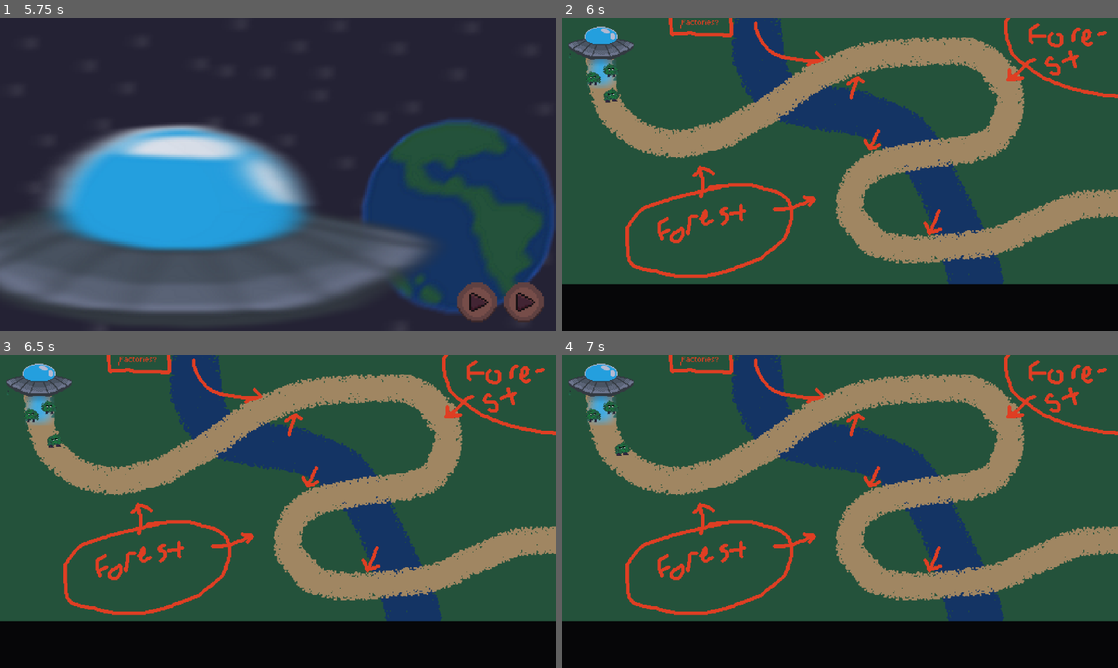
Above: before the commit, frames 1-4 (two rows, left to right).
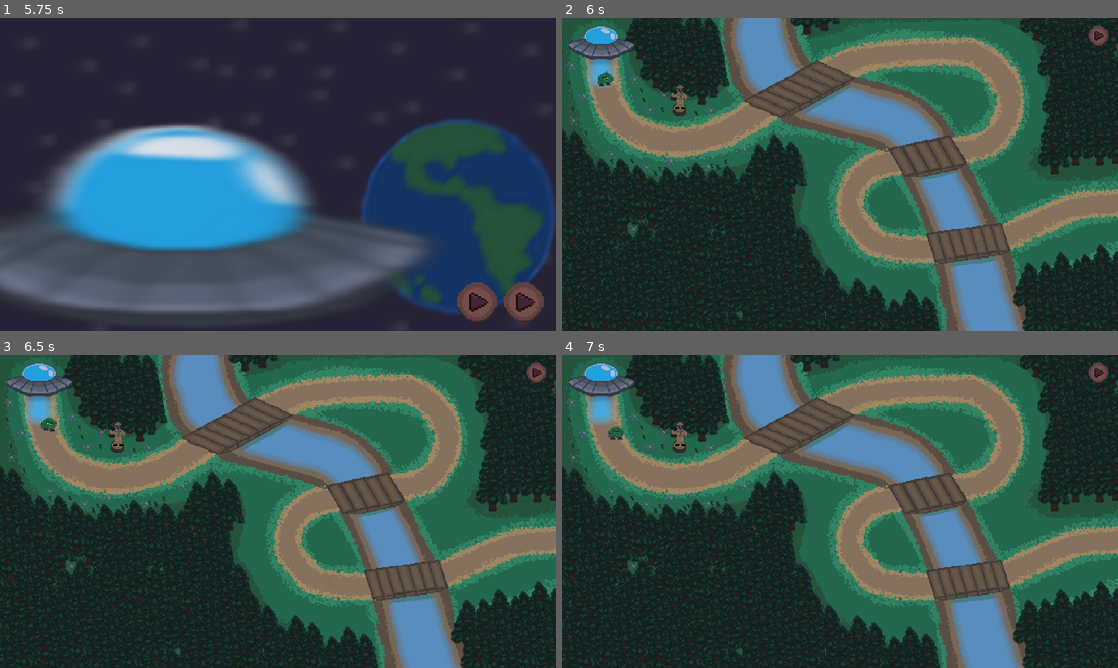
Above: after the commit, the same moments.

Repository: WilliamPickle/Aegis-of-Evergreen
Game: Godot game, scene res://scenes/current_scene.tscn
Same seed, same stepped clock (60 frames per second), same inputs: the game is played once before the commit and once after it.
Inputs (mouse positions are in pixels of both pictures, inside the frame that each line leads up to):
- Up to frame 1 (5.75 s): click (278, 174) at 0.5 s; click "Play" at 1.25 s; tap Enter at 2, 4.25 s; move the mouse to (400, 158) at 2.02 s; tap Space at 2.75, 5 s; move the mouse to (166, 190) at 2.77 s; click (522, 302) at 3.5 s; move the mouse to (333, 105) at 4.27 s; move the mouse to (250, 237) at 5.02 s
- Up to frame 2 (6 s): click (1084, 302) at 5.75 s
- Up to frame 3 (6.5 s): no input
- Up to frame 4 (7 s): click (1095, 373) at 6.52 s

Frame 1 is identical in both runs. In frame 2, 73% of the frame differs, in the area x 0-100%, y 0-100%; in frame 3, 73%; in frame 4, 73%.

Commit message:
Made enemy class, started wave spawning (somewhat)

Diff:
--- a/project.godot
+++ b/project.godot
@@ -18,6 +18,7 @@
 [autoload]
 
 SceneLoader="*res://scripts/scene_loader.gd"
+WaveSpawner="*res://scripts/wave_spawner.gd"
 
 [display]
 
--- /dev/null
+++ b/scenes/Enemies/blackberry_bush.tscn
@@ -0,0 +1,49 @@
+[gd_scene load_steps=8 format=3 uid="uid://c47t02182m7x4"]
+
+[ext_resource type="Script" uid="uid://b6mq466nsmiam" path="res://scripts/blackberry_bush.gd" id="1_eosuv"]
+[ext_resource type="Texture2D" uid="uid://duuhan0as20y6" path="res://assets/sprites/enemies/bush_v2_walk.png" id="1_vkedo"]
+
+[sub_resource type="AtlasTexture" id="AtlasTexture_6mm1w"]
+atlas = ExtResource("1_vkedo")
+region = Rect2(0, 0, 25, 25)
+
+[sub_resource type="AtlasTexture" id="AtlasTexture_m487a"]
+atlas = ExtResource("1_vkedo")
+region = Rect2(25, 0, 25, 25)
+
+[sub_resource type="AtlasTexture" id="AtlasTexture_wxix4"]
+atlas = ExtResource("1_vkedo")
+region = Rect2(50, 0, 25, 25)
+
+[sub_resource type="AtlasTexture" id="AtlasTexture_pui3p"]
+atlas = ExtResource("1_vkedo")
+region = Rect2(75, 0, 25, 25)
+
+[sub_resource type="SpriteFrames" id="SpriteFrames_4hoh6"]
+animations = [{
+"frames": [{
+"duration": 1.0,
+"texture": SubResource("AtlasTexture_6mm1w")
+}, {
+"duration": 1.0,
+"texture": SubResource("AtlasTexture_m487a")
+}, {
+"duration": 1.0,
+"texture": SubResource("AtlasTexture_wxix4")
+}, {
+"duration": 1.0,
+"texture": SubResource("AtlasTexture_pui3p")
+}],
+"loop": true,
+"name": &"default",
+"speed": 5.0
+}]
+
+[node name="BlackberryBush" type="Node2D"]
+script = ExtResource("1_eosuv")
+metadata/_custom_type_script = "uid://b8s182qi2sarb"
+
+[node name="Bush" type="AnimatedSprite2D" parent="."]
+sprite_frames = SubResource("SpriteFrames_4hoh6")
+autoplay = "default"
+frame_progress = 0.196689
--- a/scenes/level_1.tscn
+++ b/scenes/level_1.tscn
@@ -1,8 +1,10 @@
-[gd_scene load_steps=10 format=3 uid="uid://l3i6h5io4w4n"]
+[gd_scene load_steps=18 format=3 uid="uid://l3i6h5io4w4n"]
 
-[ext_resource type="Texture2D" uid="uid://7xh3gfv6eksr" path="res://assets/sprites/test sprites/lvl1_map_v1_scuffed.png" id="1_rus8k"]
-[ext_resource type="Script" uid="uid://dynncta8kwk3u" path="res://scripts/TestPathScript.gd" id="2_rus8k"]
-[ext_resource type="Texture2D" uid="uid://duuhan0as20y6" path="res://assets/sprites/enemies/bush_v2_walk.png" id="3_rus8k"]
+[ext_resource type="Texture2D" uid="uid://bsp3ylagnsbpf" path="res://assets/sprites/maps/lvl1_map_v2.png" id="1_bswci"]
+[ext_resource type="Texture2D" uid="uid://chpbewmr6hr8v" path="res://assets/sprites/icons and buttons/play_button_cropped.png" id="3_5xbjy"]
+[ext_resource type="Script" uid="uid://bfrutl1ayg5wm" path="res://scripts/start_wave.gd" id="4_4nkto"]
+[ext_resource type="PackedScene" uid="uid://c47t02182m7x4" path="res://scenes/Enemies/blackberry_bush.tscn" id="4_5xbjy"]
+[ext_resource type="Script" uid="uid://fjhwx2cd8r7l" path="res://scenes/spawn_wave.gd" id="5_4nkto"]
 
 [sub_resource type="Curve2D" id="Curve2D_014kd"]
 _data = {
@@ -10,46 +12,32 @@
 }
 point_count = 16
 
-[sub_resource type="AtlasTexture" id="AtlasTexture_5xbjy"]
-atlas = ExtResource("3_rus8k")
-region = Rect2(0, 0, 25, 25)
+[sub_resource type="StyleBoxEmpty" id="StyleBoxEmpty_fcfvj"]
 
-[sub_resource type="AtlasTexture" id="AtlasTexture_4nkto"]
-atlas = ExtResource("3_rus8k")
-region = Rect2(25, 0, 25, 25)
+[sub_resource type="StyleBoxEmpty" id="StyleBoxEmpty_pa8r4"]
 
-[sub_resource type="AtlasTexture" id="AtlasTexture_fcfvj"]
-atlas = ExtResource("3_rus8k")
-region = Rect2(50, 0, 25, 25)
+[sub_resource type="StyleBoxEmpty" id="StyleBoxEmpty_15mv3"]
 
-[sub_resource type="AtlasTexture" id="AtlasTexture_pa8r4"]
-atlas = ExtResource("3_rus8k")
-region = Rect2(75, 0, 25, 25)
+[sub_resource type="StyleBoxEmpty" id="StyleBoxEmpty_e3sih"]
 
-[sub_resource type="SpriteFrames" id="SpriteFrames_fcfvj"]
-animations = [{
-"frames": [{
-"duration": 1.0,
-"texture": SubResource("AtlasTexture_5xbjy")
-}, {
-"duration": 1.0,
-"texture": SubResource("AtlasTexture_4nkto")
-}, {
-"duration": 1.0,
-"texture": SubResource("AtlasTexture_fcfvj")
-}, {
-"duration": 1.0,
-"texture": SubResource("AtlasTexture_pa8r4")
-}],
-"loop": true,
-"name": &"new_animation",
-"speed": 7.5
-}]
+[sub_resource type="StyleBoxEmpty" id="StyleBoxEmpty_2y5yt"]
+
+[sub_resource type="StyleBoxEmpty" id="StyleBoxEmpty_2os1m"]
+
+[sub_resource type="StyleBoxEmpty" id="StyleBoxEmpty_go7sj"]
+
+[sub_resource type="StyleBoxEmpty" id="StyleBoxEmpty_7gny6"]
+
+[sub_resource type="StyleBoxEmpty" id="StyleBoxEmpty_2aecg"]
+
+[sub_resource type="StyleBoxEmpty" id="StyleBoxEmpty_6dial"]
+
+[sub_resource type="StyleBoxEmpty" id="StyleBoxEmpty_7nomh"]
 
 [node name="Level1" type="Node2D"]
 
-[node name="Sprite2D" type="Sprite2D" parent="."]
-texture = ExtResource("1_rus8k")
+[node name="map" type="Sprite2D" parent="."]
+texture = ExtResource("1_bswci")
 
 [node name="Camera2D" type="Camera2D" parent="."]
 zoom = Vector2(1.8, 1.8)
@@ -61,13 +49,34 @@
 position = Vector2(-269, -92)
 rotation = 0.967566
 rotates = false
-script = ExtResource("2_rus8k")
 
-[node name="WalkingBush" type="AnimatedSprite2D" parent="Path2D/PathFollow2D"]
-position = Vector2(-0.565697, -3.9598)
-rotation = -0.973596
-sprite_frames = SubResource("SpriteFrames_fcfvj")
-animation = &"new_animation"
-autoplay = "new_animation"
-frame_progress = 0.622666
-flip_h = true
+[node name="BlackberryBush" parent="Path2D/PathFollow2D" instance=ExtResource("4_5xbjy")]
+position = Vector2(-20, -9)
+rotation = -0.947726
+
+[node name="StartWave" type="Button" parent="."]
+offset_left = 286.0
+offset_top = -171.0
+offset_right = 309.0
+offset_bottom = -148.0
+size_flags_horizontal = 4
+size_flags_vertical = 4
+theme_override_styles/focus = SubResource("StyleBoxEmpty_fcfvj")
+theme_override_styles/disabled_mirrored = SubResource("StyleBoxEmpty_pa8r4")
+theme_override_styles/disabled = SubResource("StyleBoxEmpty_15mv3")
+theme_override_styles/hover_pressed_mirrored = SubResource("StyleBoxEmpty_e3sih")
+theme_override_styles/hover_pressed = SubResource("StyleBoxEmpty_2y5yt")
+theme_override_styles/hover_mirrored = SubResource("StyleBoxEmpty_2os1m")
+theme_override_styles/hover = SubResource("StyleBoxEmpty_go7sj")
+theme_override_styles/pressed_mirrored = SubResource("StyleBoxEmpty_7gny6")
+theme_override_styles/pressed = SubResource("StyleBoxEmpty_2aecg")
+theme_override_styles/normal_mirrored = SubResource("StyleBoxEmpty_6dial")
+theme_override_styles/normal = SubResource("StyleBoxEmpty_7nomh")
+icon = ExtResource("3_5xbjy")
+icon_alignment = 1
+script = ExtResource("4_4nkto")
+
+[node name="SpawnWave" type="Timer" parent="."]
+script = ExtResource("5_4nkto")
+
+[connection signal="button_down" from="StartWave" to="SpawnWave" method="_on_button_down"]
--- /dev/null
+++ b/scenes/spawn_wave.gd
@@ -0,0 +1,5 @@
+extends Timer
+
+
+func _on_button_down() -> void:
+	pass # Replace with function body.
--- a/scripts/TestPathScript.gd
+++ /dev/null
@@ -1,20 +0,0 @@
-extends PathFollow2D
-@onready var path_follow: PathFollow2D = $"."
-@export_range(0, 1, 0.05) var speed = 0.02
-@onready var walking_bush: AnimatedSprite2D = $WalkingBush
-
-var cur_position_x = 0
-var prev_position_x = 0
-
-func _process(delta: float) -> void:
-	progress_ratio += delta * speed
-	cur_position_x = path_follow.get_global_position().x
-
-	if (cur_position_x - prev_position_x < 0):
-		walking_bush.flip_h = false
-	else:
-		walking_bush.flip_h = true
-
-
-	print(cur_position_x - prev_position_x)
-	prev_position_x = cur_position_x
--- /dev/null
+++ b/scripts/blackberry_bush.gd
@@ -0,0 +1,13 @@
+extends Enemy
+
+# Import nodes
+@onready var bush_sprite: AnimatedSprite2D = $Bush
+@onready var bush: Node2D = $"."
+
+func _ready() -> void:
+	# Initialize Enemy class variables
+	enemy_sprite = bush_sprite
+	path = bush.get_parent()
+
+func _process(delta) -> void:
+	move_on_path(delta)
--- /dev/null
+++ b/scripts/enemy_class.gd
@@ -0,0 +1,23 @@
+class_name Enemy
+extends Node2D
+
+# Variables you need to assign
+var enemy_sprite : Node2D
+var path : PathFollow2D
+
+# values and attributes
+var path_position = null
+@export var speed = 0.02
+var cur_position = 0
+var prev_position = 0
+
+func move_on_path(delta) -> void:
+	path_position = path.get_global_position().x
+	prev_position = cur_position
+	path.progress_ratio += speed * delta
+	cur_position = path_position
+
+	if (cur_position - prev_position < 0):
+		enemy_sprite.flip_h = false
+	else:
+		enemy_sprite.flip_h = true
--- /dev/null
+++ b/scripts/start_wave.gd
@@ -0,0 +1,9 @@
+extends Button
+
+func _physics_process(delta) -> void:
+	pass
+
+
+
+func _on_button_down() -> void:
+	pass # Replace with function body.
--- /dev/null
+++ b/scripts/wave_spawner.gd
@@ -0,0 +1 @@
+extends Node
Binary file added: assets/sprites/maps/lvl1_map_v2.png
Not shown, added: assets/sprites/maps/lvl1_map_v2.png.import
Not shown, added: scenes/spawn_wave.gd.uid
Not shown, removed: scripts/TestPathScript.gd.uid
Not shown, added: scripts/blackberry_bush.gd.uid
Not shown, added: scripts/enemy_class.gd.uid
Not shown, added: scripts/start_wave.gd.uid
Not shown, added: scripts/wave_spawner.gd.uid
